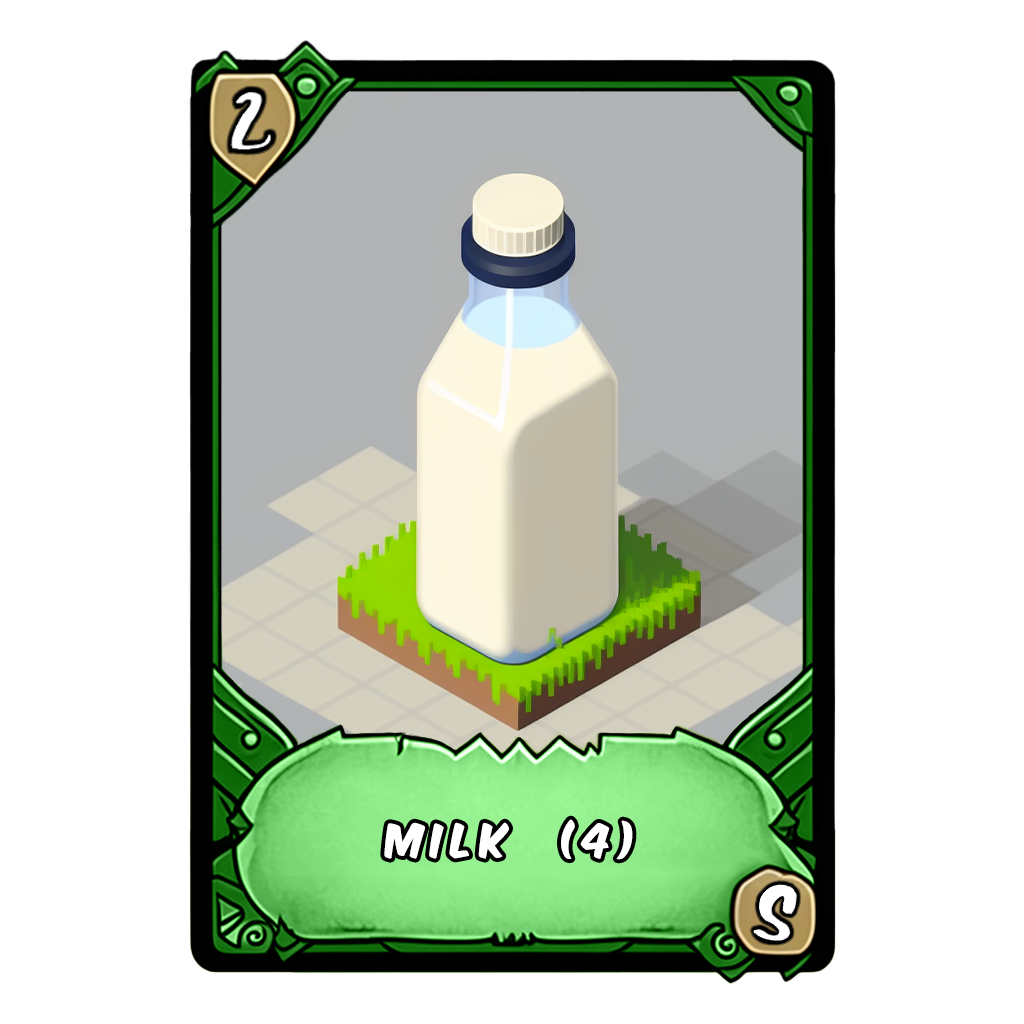
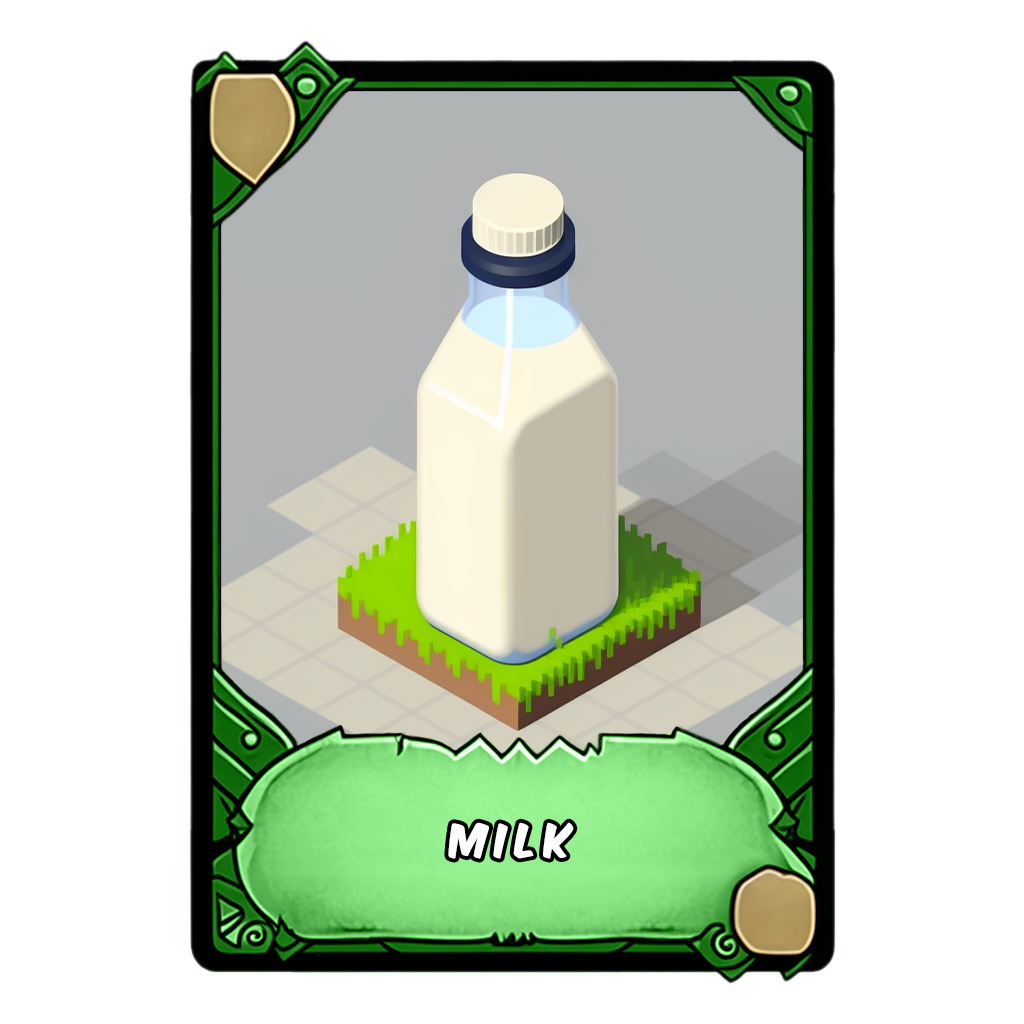
Before/after of a 1024x1024 layered artwork. What changed in the layer stack:
removed layer "Grade S" over [749, 879, 802, 946]
removed layer "Num 2" over [225, 85, 278, 156]
renamed "MILK (4)" to "MILK", painted on it over [384, 819, 633, 860]
removed layer "Gold Card" over [189, 39, 836, 984]
removed layer "Card Base" over [189, 39, 836, 984]
